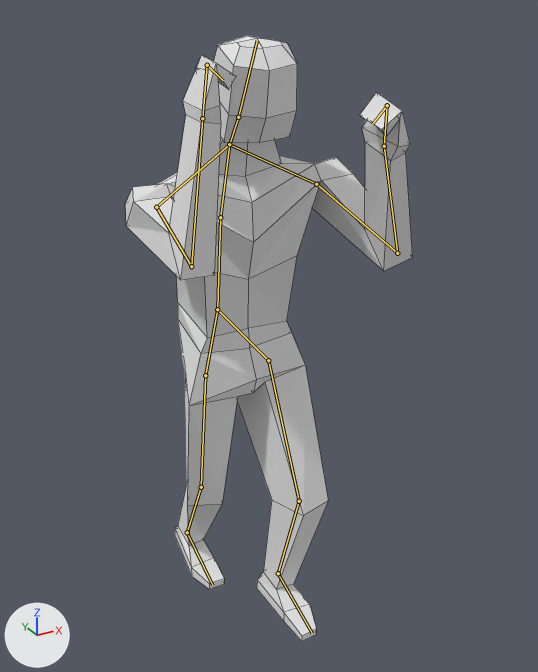
The Blender file Games/Assets/SuperHero/SuperHero.blend: old version first, new version second.
Before and after are seen from a 50 mm lens placed at (-7.05, -14.58, 14.44), pointed at (0.51, -0.83, 7.57). The lights are fixed; the arrows at lower left show +X, +Y and +Z. Both versions are drawn at frame 8 of the action 'Jab'; the numbers are the values there. The bones that bend it are drawn over the model as lines. Mesh edges are drawn as thin lines.

Objects in the first picture: 'Meshes'.
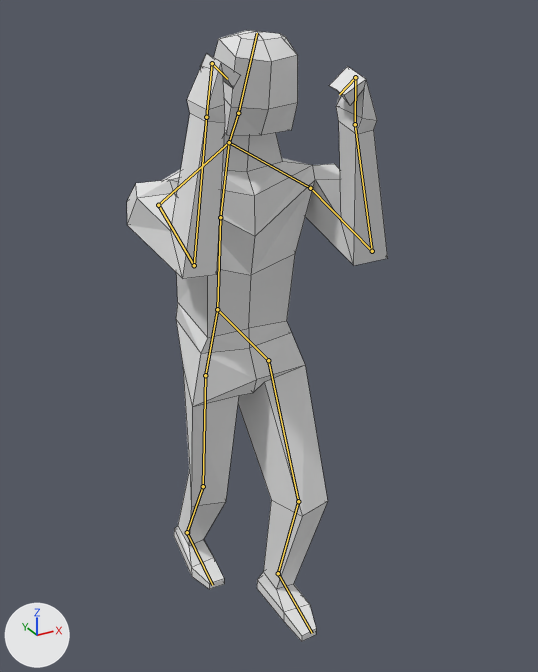
The change in detail:
Bone 'Chest' (bone_chest) turns from (-8, -6, -2) to (-5, -4, -1) degrees about its own x, y and z.
Bone 'Shoulder.L' (bone_shoulder_l) turns from (7, 3, -1) to (0, 0, 0) degrees about its own x, y and z.
Bone 'Arm.Upper.L' (bone_arm_upper_l) turns from (-40, -45, -48) to (-61, -38, -44) degrees about its own x, y and z.
Bone 'Arm.Upper.R' (bone_arm_upper_r) turns from (-71, 41, 45) to (-67, 40, 45) degrees about its own x, y and z.

Where the change shows, as pixel boxes (x1, y1, x2, y2) in the pictures (538 x 672 px):
'Meshes', posed (9% narrower)
    before: (125, 36, 412, 641)
    after: (127, 30, 388, 641)
bone 'Chest', root to tip
    before: (220, 217) to (229, 144)
    after: (220, 217) to (229, 142)
bone 'Shoulder.L', root to tip
    before: (229, 144) to (316, 184)
    after: (229, 142) to (310, 188)
bone 'Arm.Upper.L', root to tip
    before: (316, 184) to (397, 253)
    after: (310, 188) to (372, 251)
bone 'Arm.Upper.R', root to tip
    before: (156, 207) to (191, 266)
    after: (158, 205) to (194, 265)
